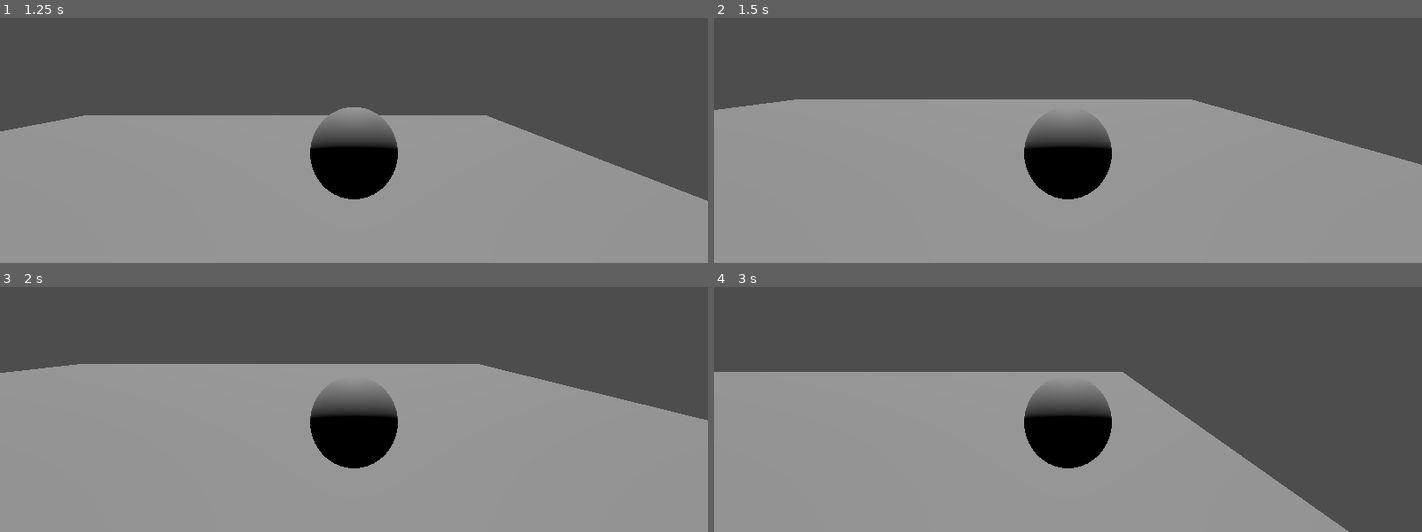
Above: before the commit, frames 1-4 (two rows, left to right).
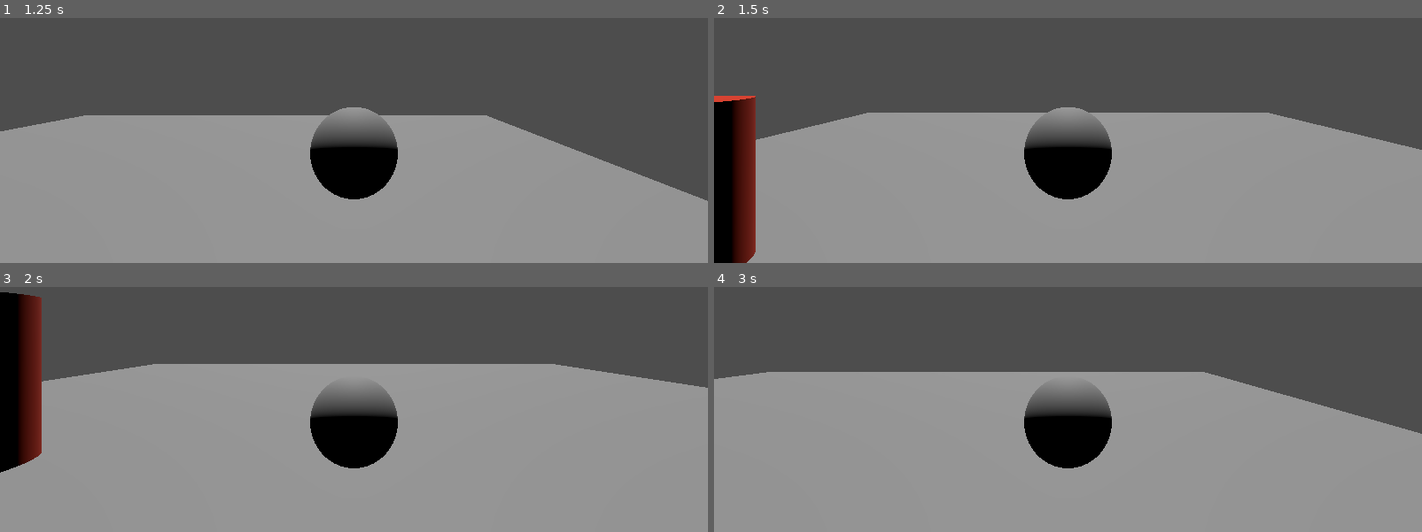
Above: after the commit, the same moments.

Repository: KantaiMishima/OSC_Hiroshima_2024_GameJam
Game: Godot game, scene res://node_3d.tscn
Same seed, same stepped clock (60 frames per second), same inputs: the game is played once before the commit and once after it.
Inputs:
- Up to frame 1 (1.25 s): hold Right (right) from 0.53 s (still down); hold Space (space) from 0.53 s (still down)
- Up to frame 2 (1.5 s): release Right (right) at 1.28 s; release Space (space) at 1.28 s; hold Backspace (back, bound only after the commit) from 1.28 s (still down); tap Space (space) at 1.35 s
- Up to frame 3 (2 s): keep holding Backspace (back, bound only after the commit)
- Up to frame 4 (3 s): tap Enter at 2 s; release Backspace (back, bound only after the commit) at 2.03 s; hold Right (right) 2.03-2.78 s; hold Space (space) 2.03-2.78 s; hold W (up) from 2.78 s (still down); tap Space (space) at 2.85 s

Frame 1 is identical in both runs. In frame 2, 9.3% of the frame differs, in the area x 0-100%, y 31-100%; in frame 3, 7.3%; in frame 4, 13%, in the area x 0-100%, y 34-100%.

Commit message:
feat: 元に戻る処理を追加

Diff:
--- a/clear.gd
+++ b/clear.gd
@@ -1,20 +1,15 @@
 extends Control
-
 
 # Called when the node enters the scene tree for the first time.
 func _ready() -> void:
 	self.hide()
 	pass # Replace with function body.
 
-
 # Called every frame. 'delta' is the elapsed time since the previous frame.
 func _process(delta: float) -> void:
-	var input_space = Input.is_action_pressed("space")
+	var input_space = Input.is_action_just_pressed("space")
 	if (input_space && self.visible):
 		get_tree().reload_current_scene()
-		pass
-	pass
 
 func handleClear():
 	self.show()
-	pass
--- a/game_over.gd
+++ b/game_over.gd
@@ -9,7 +9,7 @@
 
 # Called every frame. 'delta' is the elapsed time since the previous frame.
 func _process(delta: float) -> void:
-	var input_space = Input.is_action_pressed("space")
+	var input_space = Input.is_action_just_pressed("space")
 	if (input_space && self.visible):
 		get_tree().reload_current_scene()
 		pass
--- a/node_3d.tscn
+++ b/node_3d.tscn
@@ -1,10 +1,11 @@
-[gd_scene load_steps=12 format=3 uid="uid://c73neq2g3qem8"]
+[gd_scene load_steps=14 format=3 uid="uid://c73neq2g3qem8"]
 
 [ext_resource type="Script" path="res://player.gd" id="1_cn8jc"]
 [ext_resource type="Script" path="res://clear.gd" id="1_g68qo"]
 [ext_resource type="Script" path="res://dead_line.gd" id="2_fsdgy"]
 [ext_resource type="Script" path="res://game_over.gd" id="2_h7463"]
 [ext_resource type="Script" path="res://goal.gd" id="5_nyv8e"]
+[ext_resource type="Script" path="res://player_history.gd" id="6_dtxcs"]
 
 [sub_resource type="SphereMesh" id="SphereMesh_yyavj"]
 
@@ -18,6 +19,9 @@
 albedo_color = Color(0.784314, 0.196078, 0.105882, 1)
 
 [sub_resource type="CylinderMesh" id="CylinderMesh_wudl6"]
+
+[sub_resource type="StandardMaterial3D" id="StandardMaterial3D_4y375"]
+albedo_color = Color(0.8, 0.807843, 0.337255, 1)
 
 [node name="Node3D" type="Node3D"]
 
@@ -41,13 +45,13 @@
 [node name="Camera3D" type="Camera3D" parent="Player"]
 transform = Transform3D(1, 0, 0, 0, 1, 0, 0, 0, 1, 0, 2, 3)
 
-[node name="Floor" type="MeshInstance3D" parent="." groups=["Floor"]]
+[node name="Floor" type="MeshInstance3D" parent="."]
 transform = Transform3D(10, 0, 0, 0, 10, 0, 0, 0, 10, 0, 0, 0)
 mesh = SubResource("PlaneMesh_gr5yv")
 
 [node name="StaticBody3D" type="StaticBody3D" parent="Floor" groups=["Floor"]]
 
-[node name="CollisionShape3D" type="CollisionShape3D" parent="Floor/StaticBody3D" groups=["Floor"]]
+[node name="CollisionShape3D" type="CollisionShape3D" parent="Floor/StaticBody3D"]
 transform = Transform3D(2, 0, 0, 0, 0.01, 0, 0, 0, 2, 0, 0, 0)
 shape = SubResource("BoxShape3D_oi52c")
 
@@ -171,6 +175,25 @@
 theme_override_font_sizes/normal_font_size = 160
 text = "Clear"
 
+[node name="CheckPoint" type="Area3D" parent="."]
+transform = Transform3D(1, 0, 0, 0, 1, 0, 0, 0, 1, -4.392, 1, 4.86357)
+script = ExtResource("5_nyv8e")
+
+[node name="CollisionShape3D" type="CollisionShape3D" parent="CheckPoint"]
+shape = SubResource("BoxShape3D_oi52c")
+
+[node name="MeshInstance3D" type="MeshInstance3D" parent="CheckPoint"]
+material_override = SubResource("StandardMaterial3D_4y375")
+mesh = SubResource("CylinderMesh_wudl6")
+
+[node name="PlayerHistory" type="Node" parent="." node_paths=PackedStringArray("checkPoints")]
+script = ExtResource("6_dtxcs")
+checkPoints = [NodePath("../Node3D")]
+
+[node name="Node3D" type="Node3D" parent="."]
+transform = Transform3D(1, 0, 0, 0, 1, 0, 0, 0, 1, 0, 1, 0)
+
 [connection signal="body_shape_entered" from="Player" to="Player" method="onEntered1"]
 [connection signal="body_entered" from="DeadLine" to="DeadLine" method="onEntered"]
 [connection signal="body_entered" from="Goal" to="Goal" method="onEntered"]
+[connection signal="body_entered" from="CheckPoint" to="CheckPoint" method="onEntered"]
--- a/player.gd
+++ b/player.gd
@@ -15,7 +15,7 @@
 	var input_direction = Input.get_vector("left", "right", "up", "down")
 	linear_velocity.x = input_direction.x * speed
 	linear_velocity.z = input_direction.y * speed
-	var input_space = Input.is_action_pressed("space")
+	var input_space = Input.is_action_just_pressed("space")
 	if (remainingJumpTimes > 0 && input_space):
 		linear_velocity.y = jumpPower
 		remainingJumpTimes -= 1
@@ -26,3 +26,6 @@
 func onEntered1(body_rid:RID, body:Node, body_shape_index:int, local_shape_index:int):
 	if (body.is_in_group("Floor")):
 		initJumpTimes()
+
+func jumpBack(point: Vector3):
+	self.position = point
--- /dev/null
+++ b/player_history.gd
@@ -0,0 +1,22 @@
+extends Node
+
+@export var checkPoints: Array[Node3D] = []
+@export var initialJumpTimes = 2
+var jumpTimes = initialJumpTimes
+var lastCheckedPointIndex = 0
+
+# Called when the node enters the scene tree for the first time.
+func _ready() -> void:
+	lastCheckedPointIndex = 0
+	jumpTimes = initialJumpTimes
+	pass # Replace with function body.
+
+# Called every frame. 'delta' is the elapsed time since the previous frame.
+func _process(delta: float) -> void:
+	var input_back = Input.is_action_just_pressed("back")
+	if(input_back && jumpTimes > 0):
+		jumpBack()
+
+func jumpBack():
+	$"../Player".jumpBack(checkPoints[lastCheckedPointIndex].position)
+	jumpTimes -= 1
--- a/project.godot
+++ b/project.godot
@@ -51,3 +51,9 @@
 , Object(InputEventMouseButton,"resource_local_to_scene":false,"resource_name":"","device":-1,"window_id":0,"alt_presse …(244 unchanged characters)…
 ]
 }
+back={
+"deadzone": 0.5,
+"events": [Object(InputEventKey,"resource_local_to_scene":false,"resource_name":"","device":-1,"window_id":0,"alt_pressed":false,"shift_pressed":false,"ctrl_pressed":false,"meta_pressed":false,"pressed":false,"keycode":0,"physical_keycode":4194308,"key_label":0,"unicode":0,"location":0,"echo":false,"script":null)
+, Object(InputEventKey,"resource_local_to_scene":false,"resource_name":"","device":-1,"window_id":0,"alt_pressed":false,"shift_pressed":false,"ctrl_pressed":false,"meta_pressed":false,"pressed":false,"keycode":0,"physical_keycode":4194325,"key_label":0,"unicode":0,"location":0,"echo":false,"script":null)
+]
+}
